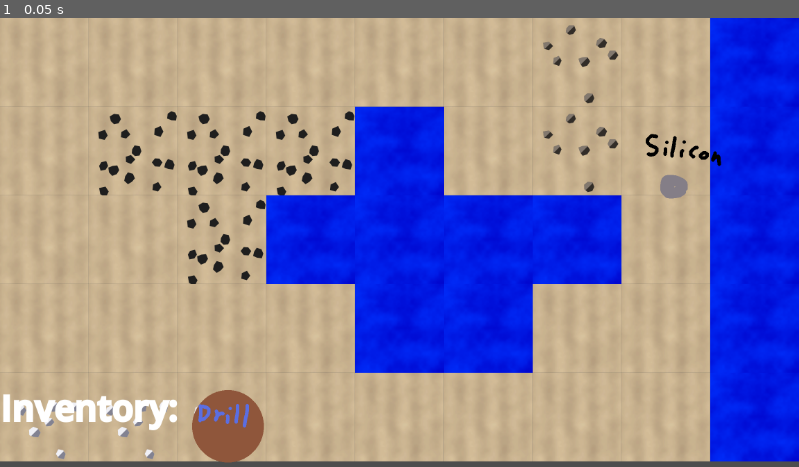
Above: before the commit, frame 1.
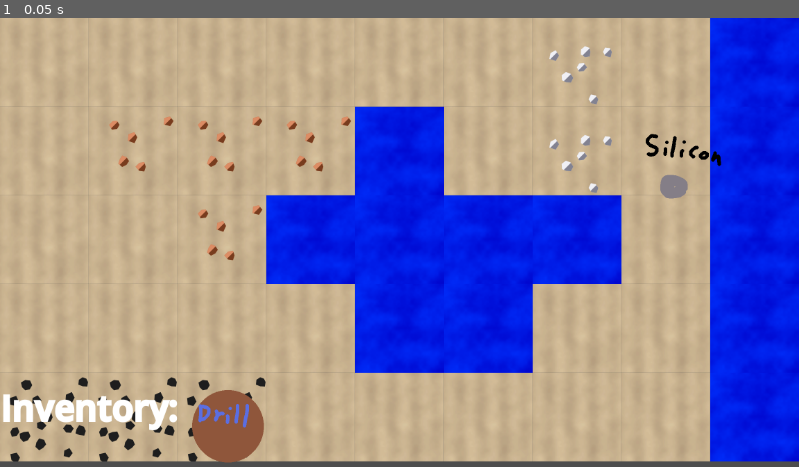
Above: after the commit, the same moment.

Repository: Icewav3/godot-factory-game
Game: Godot game, scene res://Scenes/main.tscn
Two runs of this game, one before a commit and one after it. Both use one fixed random seed, a clock stepped at 60 frames per second and the inputs below. The engine's default icon, where the game draws it, is replaced by a stand-in: a white triangle on a blue panel in a dark square.
Inputs:
- Up to frame 1 (0.05 s): no input

The runs differ from the first frame. In frame 1, 2.9% of the frame differs, in the area x 1-78%, y 1-99%.

Commit message:
added copper & updated temp testing map

Diff:
--- a/Assets/TileSets/RawMaterials/OreTileSet.tres
+++ b/Assets/TileSets/RawMaterials/OreTileSet.tres
@@ -1,23 +1,26 @@
-[gd_resource type="TileSet" load_steps=6 format=3 uid="uid://5t7sfv0o680x"]
+[gd_resource type="TileSet" load_steps=7 format=3 uid="uid://5t7sfv0o680x"]
 
+[ext_resource type="Resource" uid="uid://c4doixd50lf2d" path="res://Data/Materials/Copper.tres" id="1_e8ugy"]
 [ext_resource type="Resource" uid="uid://dsjv2xdkoow8t" path="res://Data/Materials/Quartz.tres" id="1_po0ag"]
 [ext_resource type="Resource" uid="uid://mc4sem26gips" path="res://Data/Materials/Coal.tres" id="1_wct0c"]
 [ext_resource type="Resource" uid="uid://di3456dyy2yox" path="res://Data/Materials/Iron.tres" id="2_vpjrf"]
 [ext_resource type="Texture2D" uid="uid://datxjk3h3tqqa" path="res://Assets/TileSets/RawMaterials/OreTiles.png" id="4_nhsr5"]
 
-[sub_resource type="TileSetAtlasSource" id="TileSetAtlasSource_po0ag"]
+[sub_resource type="TileSetAtlasSource" id="TileSetAtlasSource_c6nmr"]
 texture = ExtResource("4_nhsr5")
 texture_region_size = Vector2i(256, 256)
 0:0/0 = 0
-0:0/0/custom_data_0 = ExtResource("1_po0ag")
+0:0/0/custom_data_0 = ExtResource("1_e8ugy")
 1:0/0 = 0
-1:0/0/custom_data_0 = ExtResource("1_wct0c")
+1:0/0/custom_data_0 = ExtResource("1_po0ag")
 2:0/0 = 0
-2:0/0/custom_data_0 = ExtResource("2_vpjrf")
+2:0/0/custom_data_0 = ExtResource("1_wct0c")
+3:0/0 = 0
+3:0/0/custom_data_0 = ExtResource("2_vpjrf")
 
 [resource]
 tile_size = Vector2i(256, 256)
 custom_data_layer_0/name = "Material"
 custom_data_layer_0/type = 24
-sources/1 = SubResource("TileSetAtlasSource_po0ag")
-tile_proxies/coords_level = [[0, Vector2i(0, 0)], [2, Vector2i(0, 0)], [1, Vector2i(0, 0)], [5, Vector2i(1, 0)], [5, Vector2i(0, 0)], [2, Vector2i(1, 0)], [5, Vector2i(1, 0)], [2, Vector2i(2, 0)]]
+sources/2 = SubResource("TileSetAtlasSource_c6nmr")
+tile_proxies/coords_level = [[0, Vector2i(0, 0)], [2, Vector2i(0, 0)], [1, Vector2i(0, 0)], [2, Vector2i(1, 0)], [1, Vector2i(1, 0)], [2, Vector2i(2, 0)], [1, Vector2i(2, 0)], [2, Vector2i(3, 0)], [5, Vector2i(0, 0)], [2, Vector2i(1, 0)], [5, Vector2i(1, 0)], [2, Vector2i(2, 0)]]
--- a/Data/Buildables/BuildableData.gd
+++ b/Data/Buildables/BuildableData.gd
@@ -5,4 +5,5 @@
 @export var building_name: String = "Placeholder"
 @export var health: int = 100
 @export var required_resources: Dictionary[MaterialData, int] = {}
+@export var inventory_capacity: int = 10
 @export var sprite: Texture2D
--- /dev/null
+++ b/Data/Buildables/Extractor/CopperDrill.tres
@@ -0,0 +1,20 @@
+[gd_resource type="Resource" script_class="extractor_data" load_steps=5 format=3 uid="uid://bbnqlt3qbop43"]
+
+[ext_resource type="Script" uid="uid://bgf5vwhivy2w6" path="res://Data/Materials/MaterialData.gd" id="1_aknum"]
+[ext_resource type="Resource" uid="uid://c4doixd50lf2d" path="res://Data/Materials/Copper.tres" id="2_s7hbq"]
+[ext_resource type="Script" uid="uid://clwjim5dlvb30" path="res://Data/Buildables/ExtractorData.gd" id="3_jtear"]
+[ext_resource type="Texture2D" uid="uid://b5fjv65005m88" path="res://Assets/Sprites/Placeholder/DrillTemp.png" id="4_h7vc1"]
+
+[resource]
+script = ExtResource("3_jtear")
+extraction_interval = 5.0
+maximum_hardness = 0
+consumed_resources = Dictionary[ExtResource("1_aknum"), int]({})
+building_name = "Copper Drill"
+health = 100
+required_resources = Dictionary[ExtResource("1_aknum"), int]({
+ExtResource("2_s7hbq"): 10
+})
+inventory_capacity = 10
+sprite = ExtResource("4_h7vc1")
+metadata/_custom_type_script = "uid://clwjim5dlvb30"
--- a/Data/Buildables/Extractor/FreeDrill.tres
+++ /dev/null
@@ -1,19 +0,0 @@
-[gd_resource type="Resource" script_class="extractor_data" load_steps=5 format=3 uid="uid://bbnqlt3qbop43"]
-
-[ext_resource type="Script" uid="uid://bgf5vwhivy2w6" path="res://Data/Materials/MaterialData.gd" id="1_lstmk"]
-[ext_resource type="Script" uid="uid://clwjim5dlvb30" path="res://Data/Buildables/ExtractorData.gd" id="2_rb70w"]
-[ext_resource type="Resource" uid="uid://c4doixd50lf2d" path="res://Data/Materials/Copper.tres" id="2_t68di"]
-[ext_resource type="Texture2D" uid="uid://b5fjv65005m88" path="res://Assets/Sprites/Placeholder/DrillTemp.png" id="3_rb70w"]
-
-[resource]
-script = ExtResource("2_rb70w")
-extraction_interval = 5.0
-maximum_hardness = 0
-consumed_resources = Dictionary[ExtResource("1_lstmk"), int]({})
-building_name = "Basic Drill"
-health = 100
-required_resources = Dictionary[ExtResource("1_lstmk"), int]({
-ExtResource("2_t68di"): 10
-})
-sprite = ExtResource("3_rb70w")
-metadata/_custom_type_script = "uid://clwjim5dlvb30"
--- a/Scenes/world.tscn
+++ b/Scenes/world.tscn
@@ -14,7 +14,7 @@
 collision_enabled = false
 
 [node name="OreLayer" type="TileMapLayer" parent="."]
-tile_map_data = PackedByteArray("AAABAAEAAQABAAAAAAACAAEAAQABAAAAAAADAAEAAQABAAAAAAAGAAAAAQACAAAAAAAGAAEAAQACAAAAAAAKAAMAAQABAAAAAAALAAMAAQABAAAAAAAMAAMAAQABAAAAAAACAAQAAQAAAAAAAAABAAQAAQAAAAAAAAAAAAQAAQAAAAAAAAACAAIAAQABAAAAAAA=")
+tile_map_data = PackedByteArray("AAABAAEAAgAAAAAAAAACAAEAAgAAAAAAAAADAAEAAgAAAAAAAAAGAAAAAgABAAAAAAAGAAEAAgABAAAAAAAKAAMAAgADAAAAAAALAAMAAgADAAAAAAAMAAMAAgADAAAAAAACAAQAAgACAAAAAAABAAQAAgACAAAAAAAAAAQAAgACAAAAAAACAAIAAgAAAAAAAAA=")
 tile_set = ExtResource("2_5ukr8")
 collision_enabled = false
 
--- a/Scripts/Components/InventoryComponent.gd
+++ b/Scripts/Components/InventoryComponent.gd
@@ -4,7 +4,7 @@
 
 signal full_changed(is_full: bool)
 signal inventory_changed(material: MaterialData, new_amount: int)
-@export var max_capacity: int = 10
+var max_capacity: int = 10
 
 var items: Dictionary = {}
 var _is_full: bool = false
Binary file added: Assets/Sprites/copper_texture.png
Not shown, added: Assets/Sprites/copper_texture.png.import
Binary file changed: Assets/TileSets/RawMaterials/OreTiles.png
